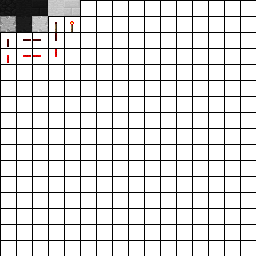
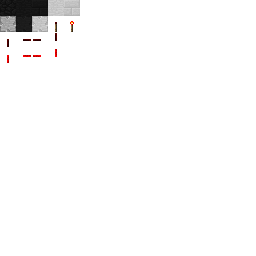
Layers edited between the first and the second w=256, h=256 image:
removed layer "Grid" over 0, 0, 256, 256
